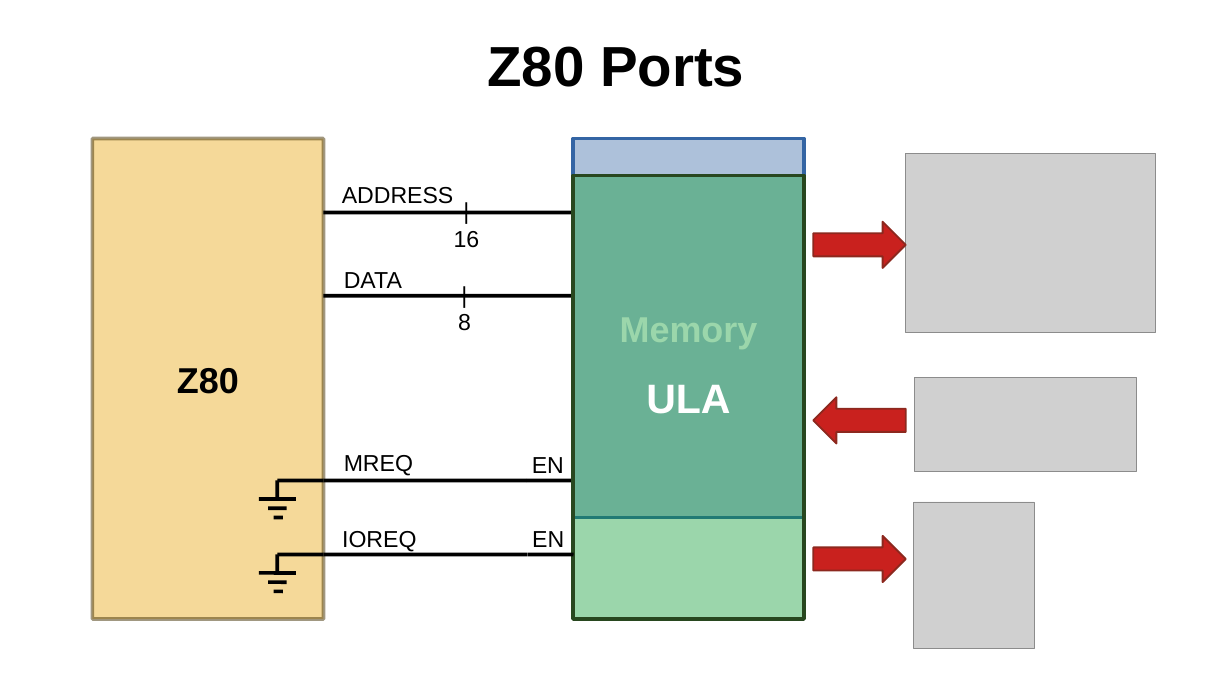
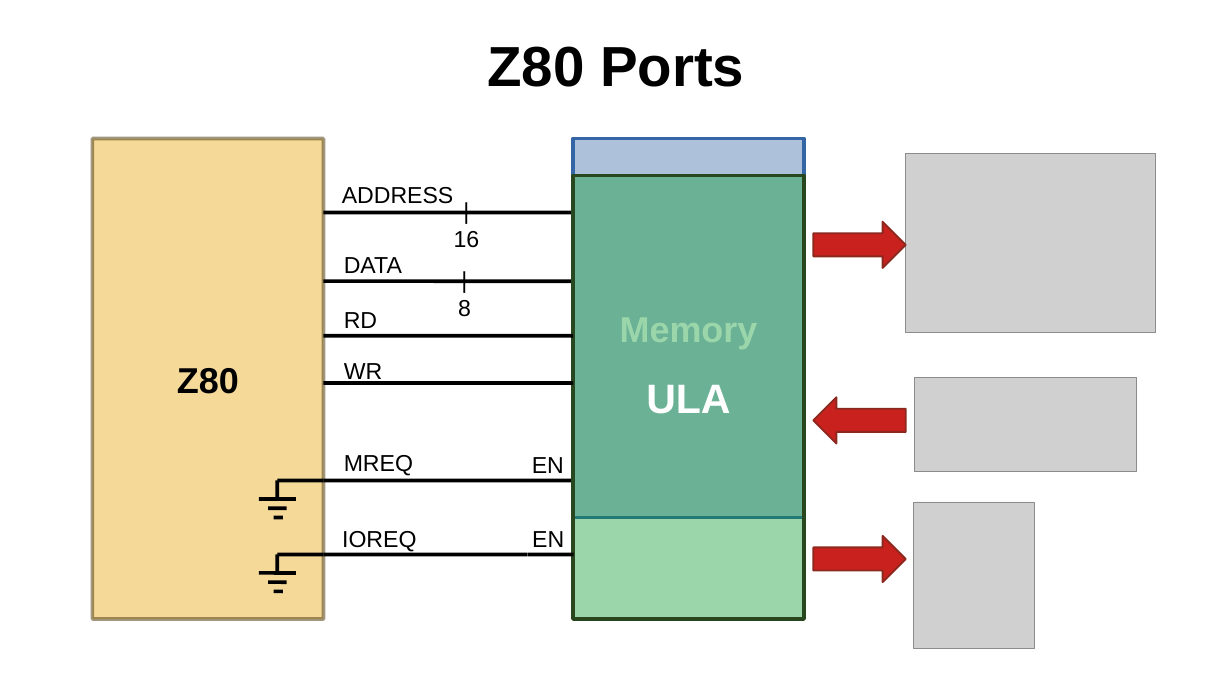
Before and after one commit to SlithyMatt/zxs-assembly-tutorial, a slide deck: slide 2 of Lesson8/Lesson8.odp. Drawn at 1232x693 pixels with LibreOffice and Linux fonts; fonts in the diff are those of the drawing; grey boxes stand for pictures. Boxes give left, top, right and bottom in pixels: in the first picture for what was removed or moved away, otherwise in the second. Text is boxed around its words. In the diff, an @@ line names an element or a change of style, - is before the commit and + after.

Commit message:
final draft of lesson 8 script and slides

```diff
--- a/Lesson8/Lesson8.odp
+++ b/Lesson8/Lesson8.odp
@@ 2 texts, 1 line: place and size @@
-2 texts, 1 line at box(323, 272, 573, 331)
+2 texts, 1 line at box(323, 257, 573, 317)
@@ text added at box(344, 312, 377, 328), 18 pt, text #000000 @@
+RD
@@ line added from (323, 335) to (573, 335), #000000 2.89 pt @@
@@ line added from (323, 383) to (573, 383), #000000 2.89 pt @@
@@ text added at box(344, 363, 382, 385), 18 pt, text #000000 @@
+WR
```
Also in this commit, not shown: 1 other file.
